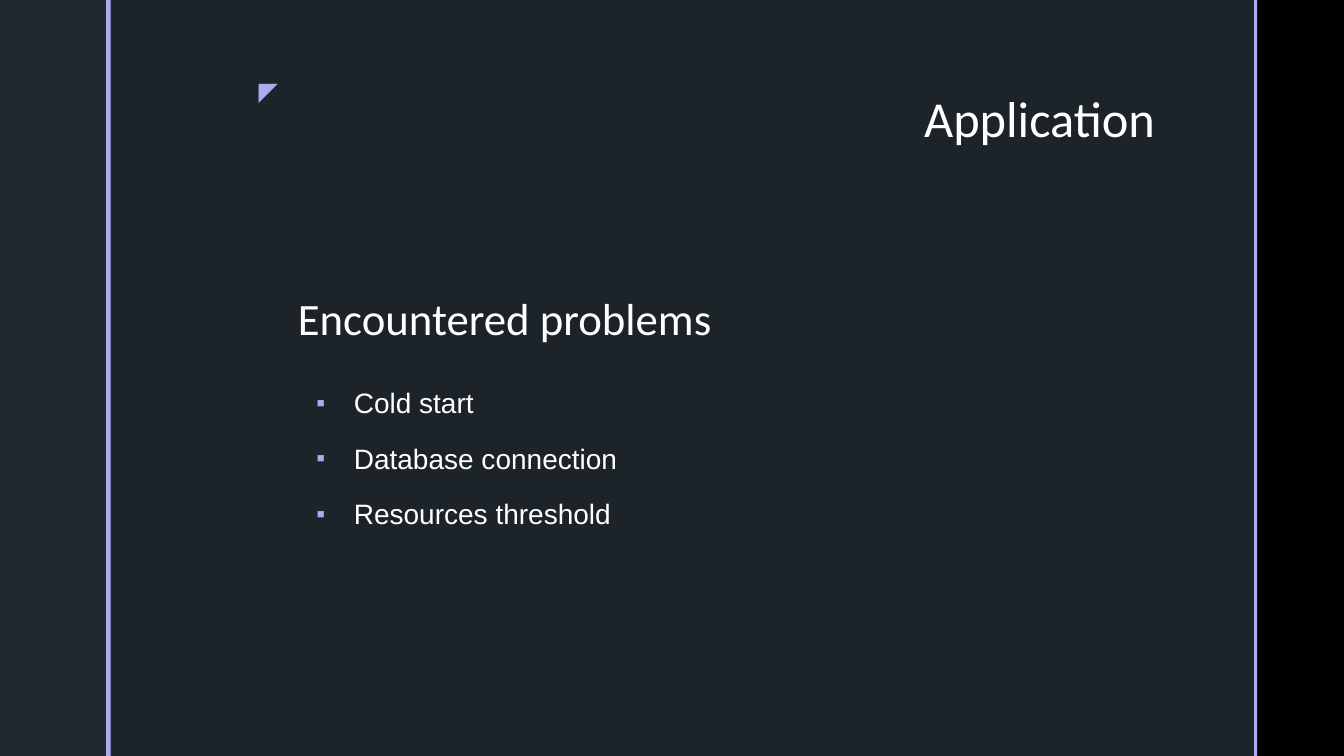
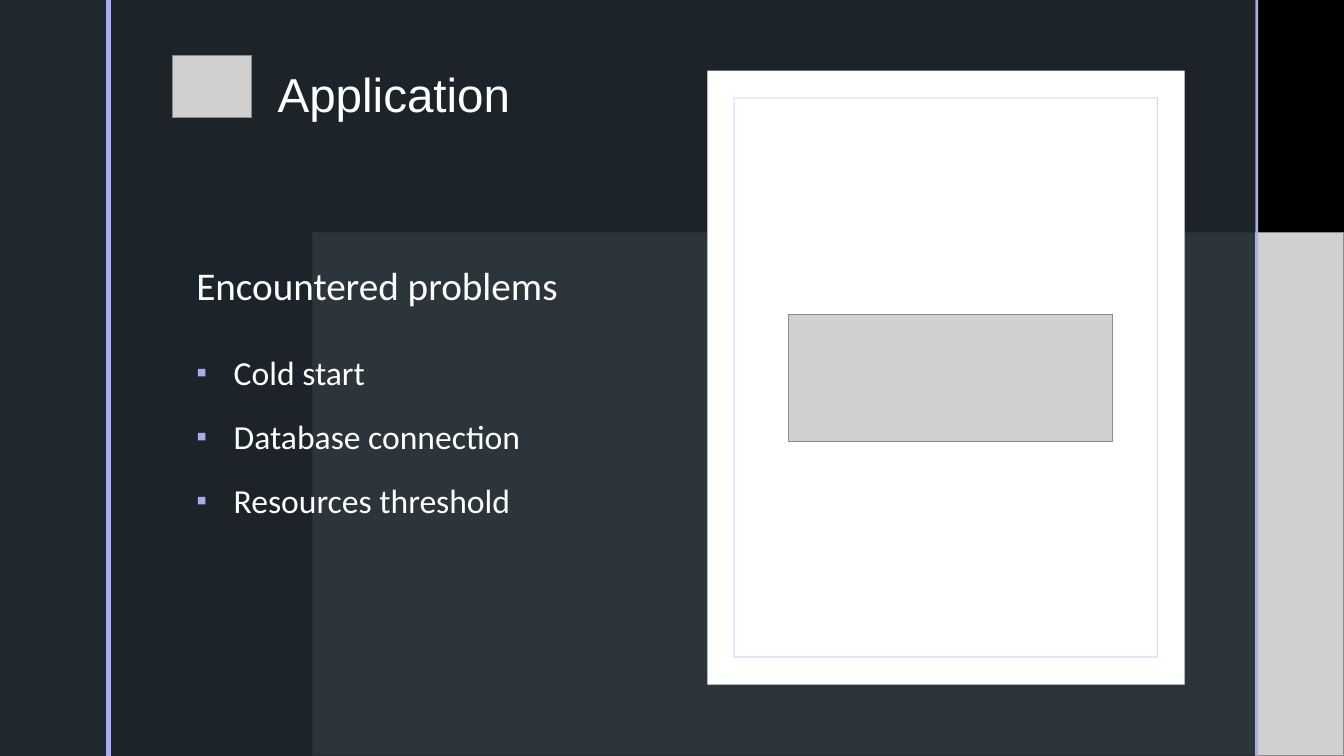
Before and after one commit to androsanta/Thesis, a slide deck: slide 10 of presentation/presentation.pptx (slide 8 before the commit). Drawn at 1344x756 pixels with LibreOffice and Linux fonts; fonts in the diff are those of the drawing; grey boxes stand for pictures; background and template pictures are left out. Boxes give left, top, right and bottom in pixels: in the first picture for what was removed or moved away, otherwise in the second. Text is boxed around its words. In the diff, an @@ line names an element or a change of style, - is before the commit and + after.

```diff
--- a/presentation/presentation.pptx
+++ b/presentation/presentation.pptx
@@ rectangle added at (x1=0, y1=0, x2=1344, y2=756), fill #000000 @@
@@ rectangle added at (x1=111, y1=0, x2=1255, y2=756), fill #1F282E at 92% opacity @@
@@ rectangle added at (x1=1255, y1=0, x2=1258, y2=756), fill #A9ACEE @@
@@ picture added at (x1=172, y1=55, x2=252, y2=118) @@
@@ text removed at (x1=242, y1=71, x2=287, y2=111) @@
-◤
@@ text "Application" moved from (x1=924, y1=102, x2=1155, y2=145) to (x1=278, y1=77, x2=510, y2=122) @@
@@ text "Application" at (x1=278, y1=77, x2=510, y2=122): size 36 to 34 pt, font Calibri to Arial; alignment right to left; more space between paragraphs @@
@@ rectangle added at (x1=708, y1=71, x2=1186, y2=685), fill #FFFFFF @@
@@ rectangle added at (x1=734, y1=98, x2=1157, y2=657), outline #CBCDF5 0.75 pt @@
@@ picture added at (x1=313, y1=232, x2=1344, y2=756) @@
@@ text "Encountered problems" moved from (x1=298, y1=304, x2=711, y2=343) to (x1=196, y1=272, x2=558, y2=307) @@
@@ text "Encountered problems" at (x1=196, y1=272, x2=558, y2=307): size 32 to 28 pt; more space between paragraphs @@
@@ picture added at (x1=789, y1=315, x2=1113, y2=443) @@
@@ text "Cold start" moved from (x1=354, y1=392, x2=617, y2=525) to (x1=234, y1=361, x2=520, y2=514) @@
@@ text "Cold start" at (x1=234, y1=361, x2=520, y2=514): size 20 to 24 pt, font Arial to Calibri @@
```
Also in this commit, not shown: 5 other slides changed, 4 slides added, 2 slides removed.
